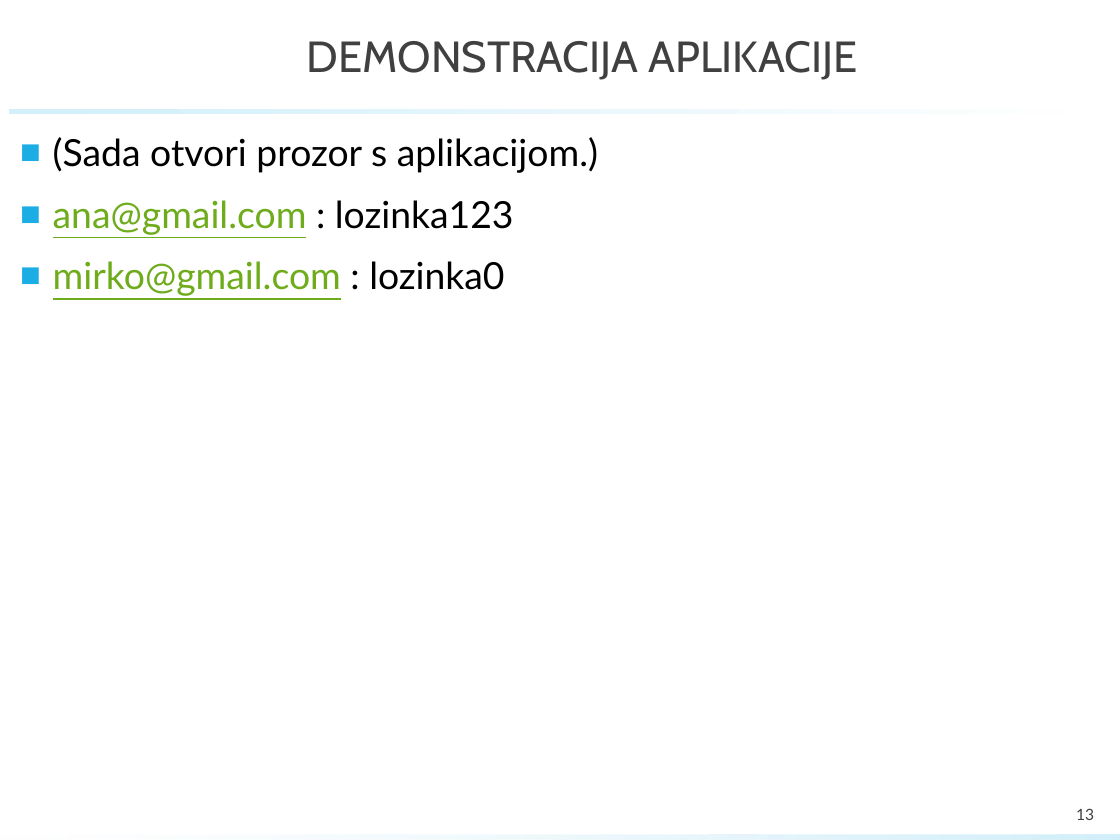
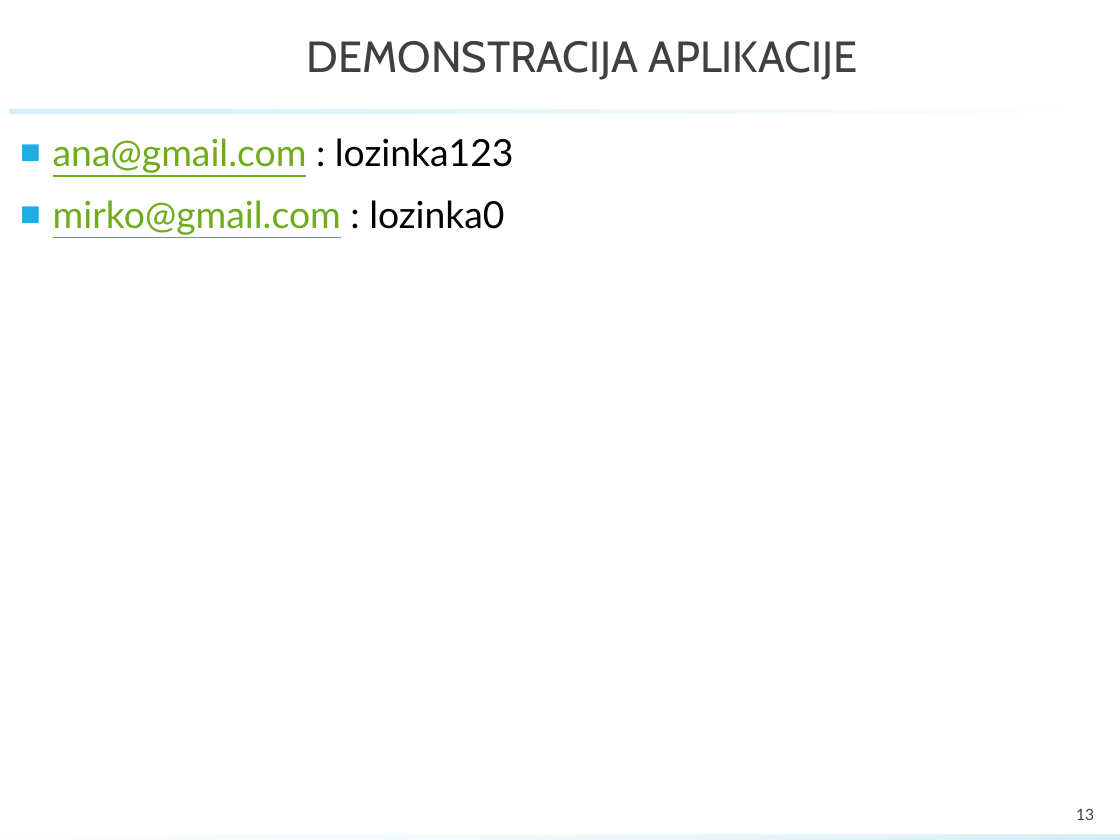
Before and after one commit to GolubIvan/Programsko-inzenjerstvo, a slide deck: slide 13 of PROINZ_TG11_4_eZgrada.pptx. Drawn at 1120x840 pixels with LibreOffice and Linux fonts; fonts in the diff are those of the drawing; background and template pictures are left out. Boxes give left, top, right and bottom in pixels: in the first picture for what was removed or moved away, otherwise in the second. Text is boxed around its words. In the diff, an @@ line names an element or a change of style, - is before the commit and + after.

```diff
--- a/PROINZ_TG11_4_eZgrada.pptx
+++ b/PROINZ_TG11_4_eZgrada.pptx
@@ text at [53,137,598,173]: paragraph removed @@
-■ (Sada otvori prozor s aplikacijom.)
```
Also in this commit, not shown: 2 other slides changed, 3 slides added, 4 slides removed.
